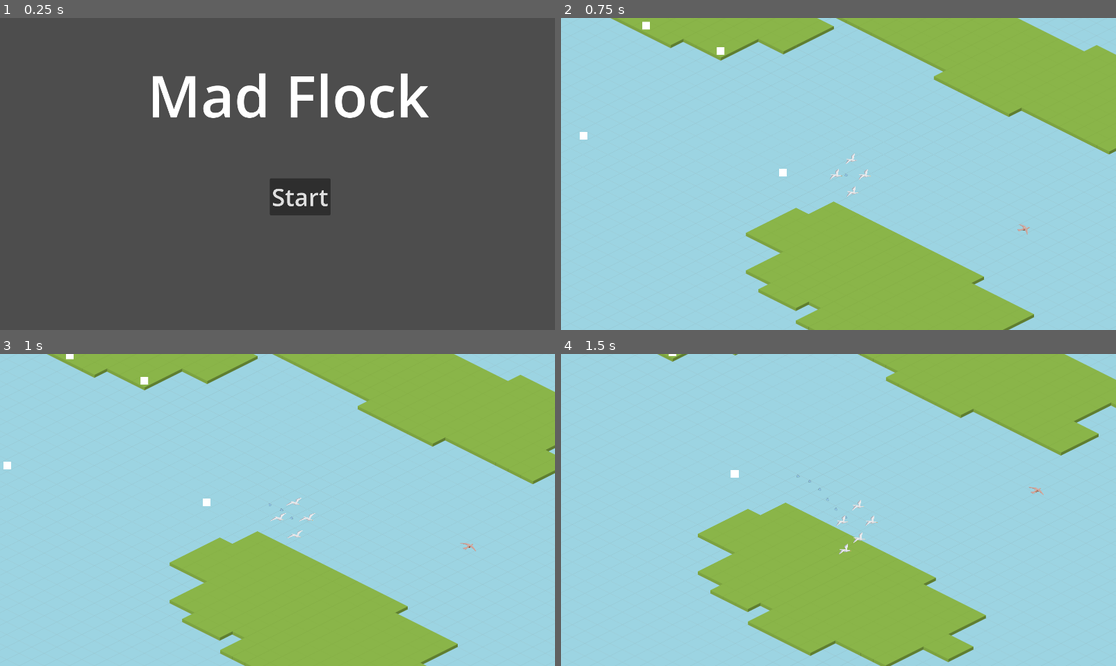
Above: before the commit, frames 1-4 (two rows, left to right).
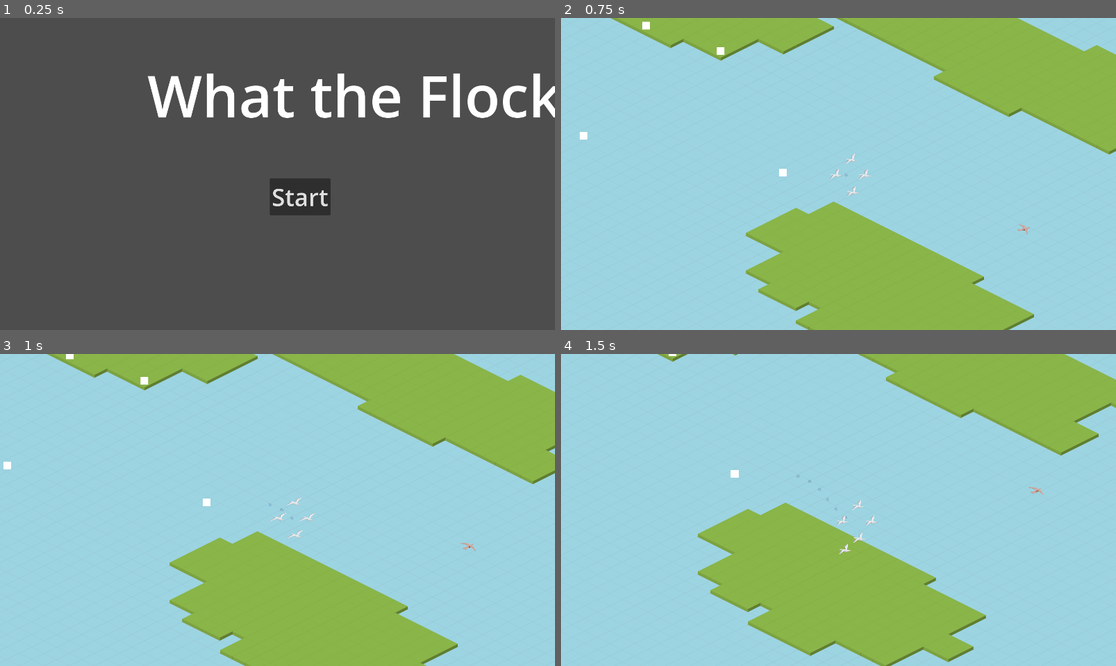
Above: after the commit, the same moments.

Repository: namatoj/nordicgamejam2024_seagull
Game: Godot game, scene res://scenes/title_screen.tscn
Two runs of this game, one before a commit and one after it. Both use one fixed random seed, a clock stepped at 60 frames per second and the inputs below.
Inputs (mouse positions are in pixels of both pictures, inside the frame that each line leads up to):
- Up to frame 1 (0.25 s): no input
- Up to frame 2 (0.75 s): click "Start" at 0.5 s
- Up to frame 3 (1 s): no input
- Up to frame 4 (1.5 s): move the mouse to (960, 494) at 1.27 s; tap Space (Action) at 1.35 s

The runs differ from the first frame. In frame 1, 4.1% of the frame differs, in the area x 26-100%, y 17-33%; in frame 2, nothing differs; in frame 3, nothing differs; in frame 4, nothing differs.

Commit message:
change title

Diff:
--- a/scenes/title_screen.tscn
+++ b/scenes/title_screen.tscn
@@ -27,6 +27,6 @@
 offset_right = 891.0
 offset_bottom = 243.0
 theme_override_font_sizes/font_size = 120
-text = "Mad Flock"
+text = "What the Flock"
 
 [connection signal="pressed" from="StartButton" to="." method="_on_start_button_pressed"]
Not shown, added: export_presets.cfg
Not shown, changed: .gitignore
